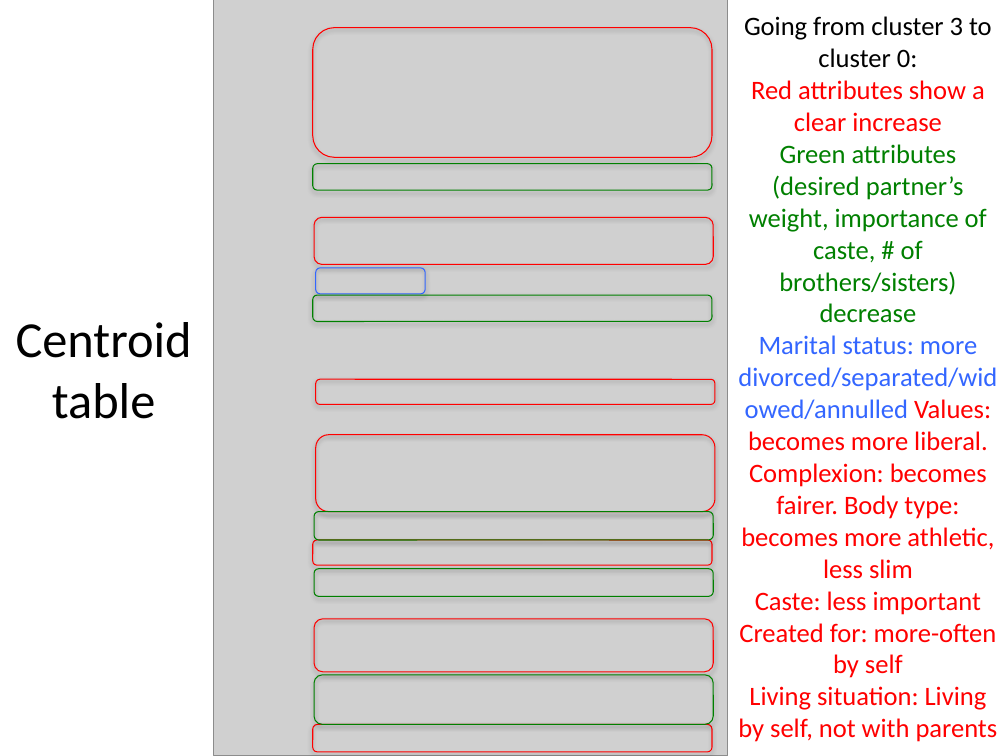
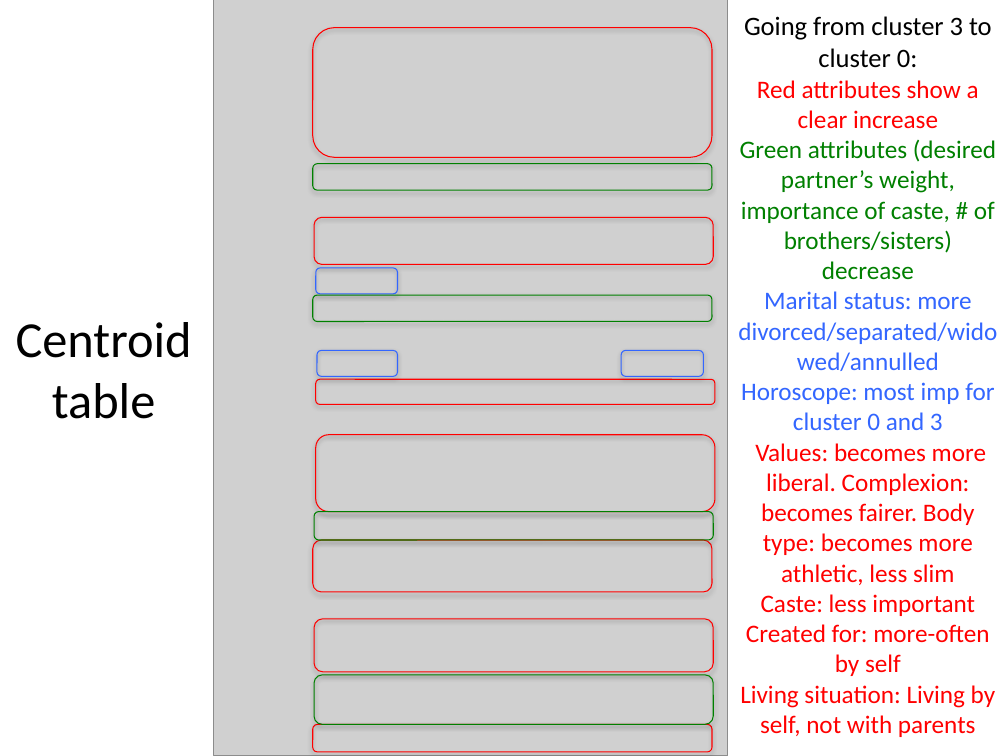
Before and after one commit to deadofied/ac299r, a slide deck: slide 3 of presentations/kmeans_clustering.pptx (slide 4 before the commit). Drawn at 1008x756 pixels with LibreOffice and Linux fonts; fonts in the diff are those of the drawing; grey boxes stand for pictures. Boxes give left, top, right and bottom in pixels: in the first picture for what was removed or moved away, otherwise in the second. Text is boxed around its words. In the diff, an @@ line names an element or a change of style, - is before the commit and + after.

```diff
--- a/presentations/kmeans_clustering.pptx
+++ b/presentations/kmeans_clustering.pptx
@@ text at [740,80,996,737]: size 19 to 18 pt in "Red attributes show a clear increase", "Green attributes (desired partner’s weight, importance of ...", "Caste: less important", "Created for: more-often by self" and 1 more places @@
@@ rounded rectangle: place and size @@
-rounded rectangle at [316,268,424,294]
+rounded rectangle at [316,268,397,294]
@@ text at [738,291,997,585]: text changed; size 19 to 18 pt @@
-Marital status: more divorced/separated/widowed/annulled Values: becomes more liberal. Complexion: becomes fairer. Body type: becomes more athletic, less slim
+Marital status: more divorced/separated/widowed/annulled
+Horoscope: most imp for cluster 0 and 3
+Values: becomes more liberal. Complexion: becomes fairer. Body type: becomes more athletic, less slim
@@ rounded rectangle added at [318,351,398,377], outline #3366FF 0.75 pt @@
@@ rounded rectangle added at [621,351,704,377], outline #3366FF 0.75 pt @@
@@ rounded rectangle: place and size @@
-rounded rectangle at [312,540,712,565]
+rounded rectangle at [312,540,712,593]
@@ rounded rectangle removed at [314,569,714,596] @@
```
Also in this commit, not shown: 2 other slides changed, 13 slides added, 14 slides removed, 4 other files.
